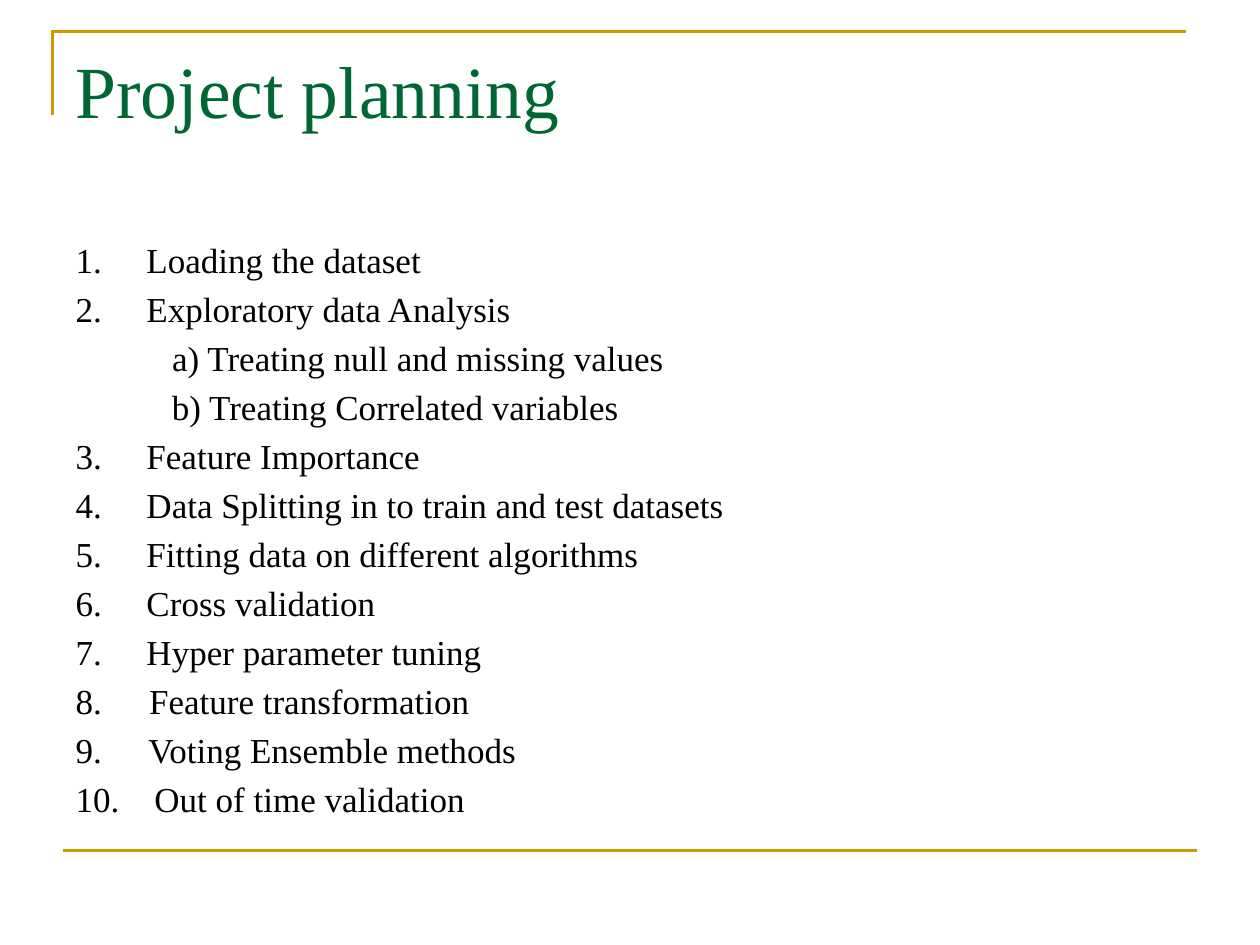
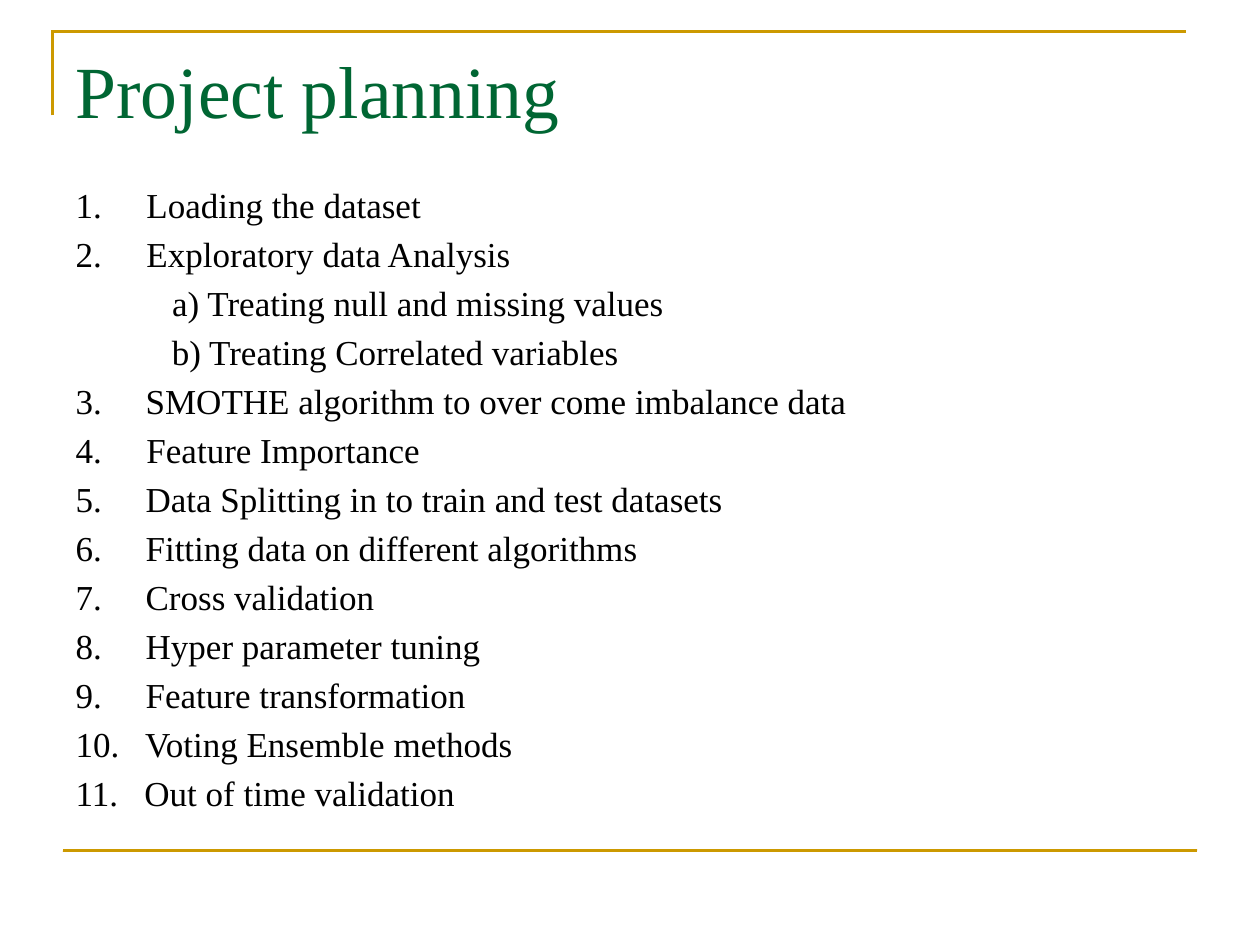
Before and after one commit to Credit-Risk-Analysis-Using-Boosting-Alg/A3_BATCH_2020, a slide deck: slide 10 of credit ppt.pptx. Drawn at 1260x945 pixels with LibreOffice and Linux fonts; fonts in the diff are those of the drawing; background and template pictures are left out. Boxes give left, top, right and bottom in pixels: in the first picture for what was removed or moved away, otherwise in the second. Text is boxed around its words. In the diff, an @@ line names an element or a change of style, - is before the commit and + after.

```diff
--- a/credit ppt.pptx
+++ b/credit ppt.pptx
@@ text "1. Loading the dataset": place and size @@
-text "1. Loading the dataset" at (76, 248, 723, 813)
+text "1. Loading the dataset" at (76, 193, 846, 807)
@@ text at (76, 389, 846, 807): text changed @@
-3. Feature Importance
-4. Data Splitting in to train and test datasets
-5. Fitting data on different algorithms
-6. Cross validation
-7. Hyper parameter tuning
-8. Feature transformation
-9. Voting Ensemble methods
-10. Out of time validation
+3. SMOTHE algorithm to over come imbalance data
+4. Feature Importance
+5. Data Splitting in to train and test datasets
+6. Fitting data on different algorithms
+7. Cross validation
+8. Hyper parameter tuning
+9. Feature transformation
+10. Voting Ensemble methods
+11. Out of time validation
```
Also in this commit, not shown: 4 other slides changed, 4 other files.
